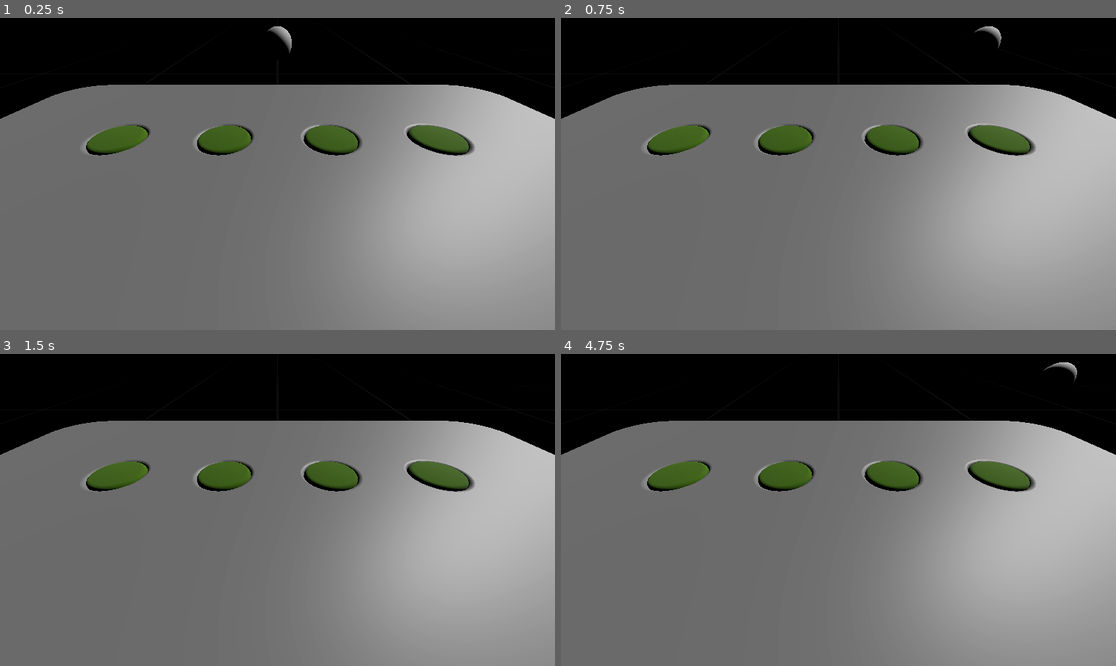
Above: before the commit, frames 1-4 (two rows, left to right).
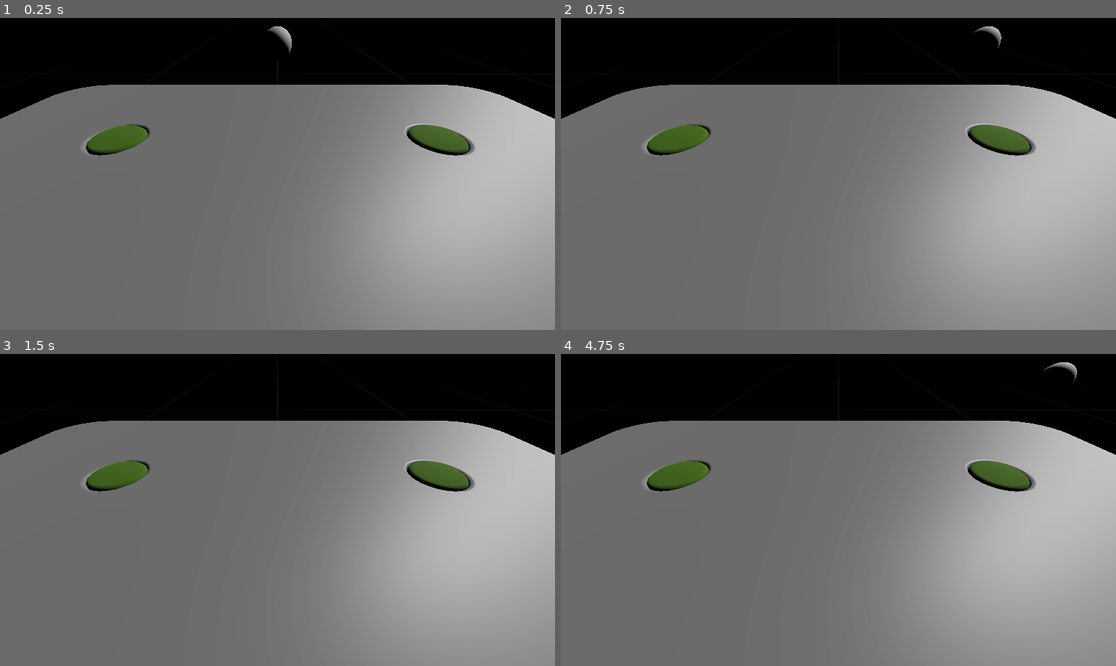
Above: after the commit, the same moments.

Repository: ClonedPuppy/GRTK
Game: Godot game, scene res://scenes/main.tscn
Two runs of this game, one before a commit and one after it. Both use one fixed random seed, a clock stepped at 60 frames per second and the inputs below.
Inputs:
- Up to frame 1 (0.25 s): no input
- Up to frame 2 (0.75 s): tap Enter at 0.5 s; hold Right (right) from 0.53 s (still down)
- Up to frame 3 (1.5 s): tap Space at 1.25 s; release Right (right) at 1.28 s; hold Down (down) from 1.28 s (still down)
- Up to frame 4 (4.75 s): tap Enter at 2, 3.5 s; release Down (down) at 2.03 s; hold Right (right) 2.03-2.78 s; tap Space at 2.75, 4.25 s; hold Up (up) 2.78-3.53 s; hold Left (left) from 3.53 s (still down)

The runs differ from the first frame. In frame 1, 1.6% of the frame differs, in the area x 25-86%, y 34-45%; in frame 2, 1.6%; in frame 3, 1.6%; in frame 4, 1.6%.

Commit message:
Added script to each button with signal

Diff:
--- a/scenes/main.tscn
+++ b/scenes/main.tscn
@@ -82,7 +82,7 @@
 cell_size = Vector3(0.02, 0.005, 0.02)
 cell_center_y = false
 data = {
-"cells": PackedInt32Array(0, 65535, 2, 1, 65535, 2, 2, 0, 2, 65535, 65535, 2, 65534, 65535, 2, 65533, 0, 2, 65533, 65535, 1, 2, 65535, 1441793, 2, 1, 655361, 65533, 1, 1048577, 65534, 0, 1048576, 65535, 0, 1048576, 0, 0, 1048576, 1, 0, 1048576, 65534, 1, 1048578, 65535, 1, 1048578, 0, 1, 1048578, 1, 1, 1048578)
+"cells": PackedInt32Array(0, 65535, 2, 2, 0, 2, 65535, 65535, 2, 65533, 0, 2, 65533, 65535, 1, 2, 65535, 1441793, 2, 1, 655361, 65533, 1, 1048577, 65534, 1, 1048578, 65535, 1, 1048578, 0, 1, 1048578, 1, 1, 1048578, 65535, 0, 2, 0, 0, 2, 65534, 65535, 2, 1, 65535, 2, 65534, 0, 0, 1, 0, 0)
 }
 script = ExtResource("2_onwq2")
 metadata/_editor_floor_ = Vector3(0, 0, 0)
--- a/scripts/add_button_functions.gd
+++ b/scripts/add_button_functions.gd
@@ -3,6 +3,7 @@
 @onready var lever = $"../lever"
 @onready var ui_meshes = self.mesh_library
 var button_number = 0
+var current_sender
 
 func _ready():
 	if ui_meshes:
@@ -14,10 +15,11 @@
 				if item_name == "Button":
 					print("Cell: ", cell, " has mesh: ", item_name + str(button_number))
 					button_number += 1
-					create_area_for_cell(cell, item_name + str(button_number))
+					create_manipulator_for_cell(cell, item_name + str(button_number))
 
-func create_area_for_cell(cell: Vector3, cell_name: String):
+func create_manipulator_for_cell(cell: Vector3, cell_name: String):
 	var area = Area3D.new()
+	current_sender = area
 	area.name = "Button_" + str(button_number)
 	add_child(area)
 
@@ -26,11 +28,12 @@
 	cell_transform.origin = cell * cell_size + Vector3(0.01, 0.0025, 0.01)
 	area.global_transform = global_transform * cell_transform
 
+	# Add a collision node
 	var collision_shape = CollisionShape3D.new()
 	collision_shape.name = "Collision_" + str(button_number)
 	area.add_child(collision_shape)
 
-	# Assuming button size is 0.01 x 0.0025 x 0.01
+	# Add a shape to the collision node, assuming button size is 0.005 x 0.005
 	var shape = CylinderShape3D.new()
 	shape.height = 0.005
 	shape.radius = 0.005
@@ -39,10 +42,7 @@
 	area.set_meta("cell", cell)
 	area.set_meta("name", cell_name)
 
-	# Connect signals using Callable
-	area.connect("body_entered", Callable(self, "_on_Area3D_body_entered"))
-
-	# Add a MeshInstance3D with the GLTF mesh at the same location
+	# Add a MeshInstance3D with the leverage mesh at the same location
 	var mesh_instance = MeshInstance3D.new()
 	var mesh = lever.mesh
 	if mesh:
@@ -57,10 +57,12 @@
 
 	area.add_child(mesh_instance)
 
-
-func _on_Area3D_body_entered(body: Node):
-	print("Body entered at cell: ", body)
-	if body.has_meta("cell"):
-		var cell = body.get_meta("cell")
-		print("Body entered at cell: ", cell)
-		# Handle the signal
+	# Add script
+	var script_path = "res://scripts/btn.gd"
+	var script = load(script_path)
+	if script:
+		area.script = script
+		if area.has_method("init"):
+			area.call("init", area)
+	else:
+		print("Failed to load script:", script_path)
--- /dev/null
+++ b/scripts/btn.gd
@@ -0,0 +1,13 @@
+extends Area3D
+
+var area
+
+func init(area_node):
+	print("run..")
+	area = area_node
+	area_node.connect("body_entered", Callable(self, "_on_Area3D_body_entered"))
+
+
+func _on_Area3D_body_entered(body: Node):
+	print("Body that entered: ", body.name)
+	print("Button that sent signal: ", area.name)
